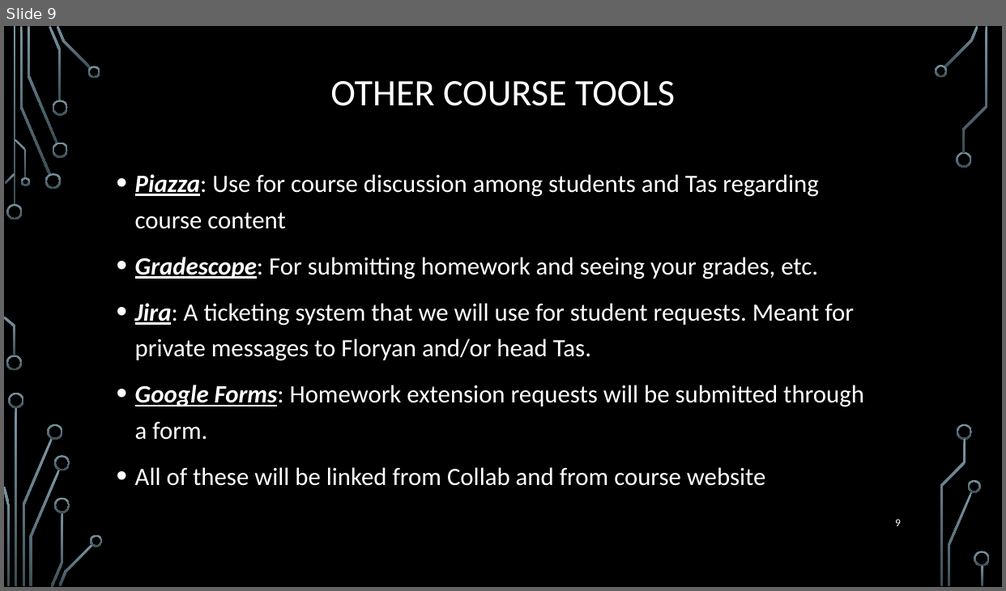
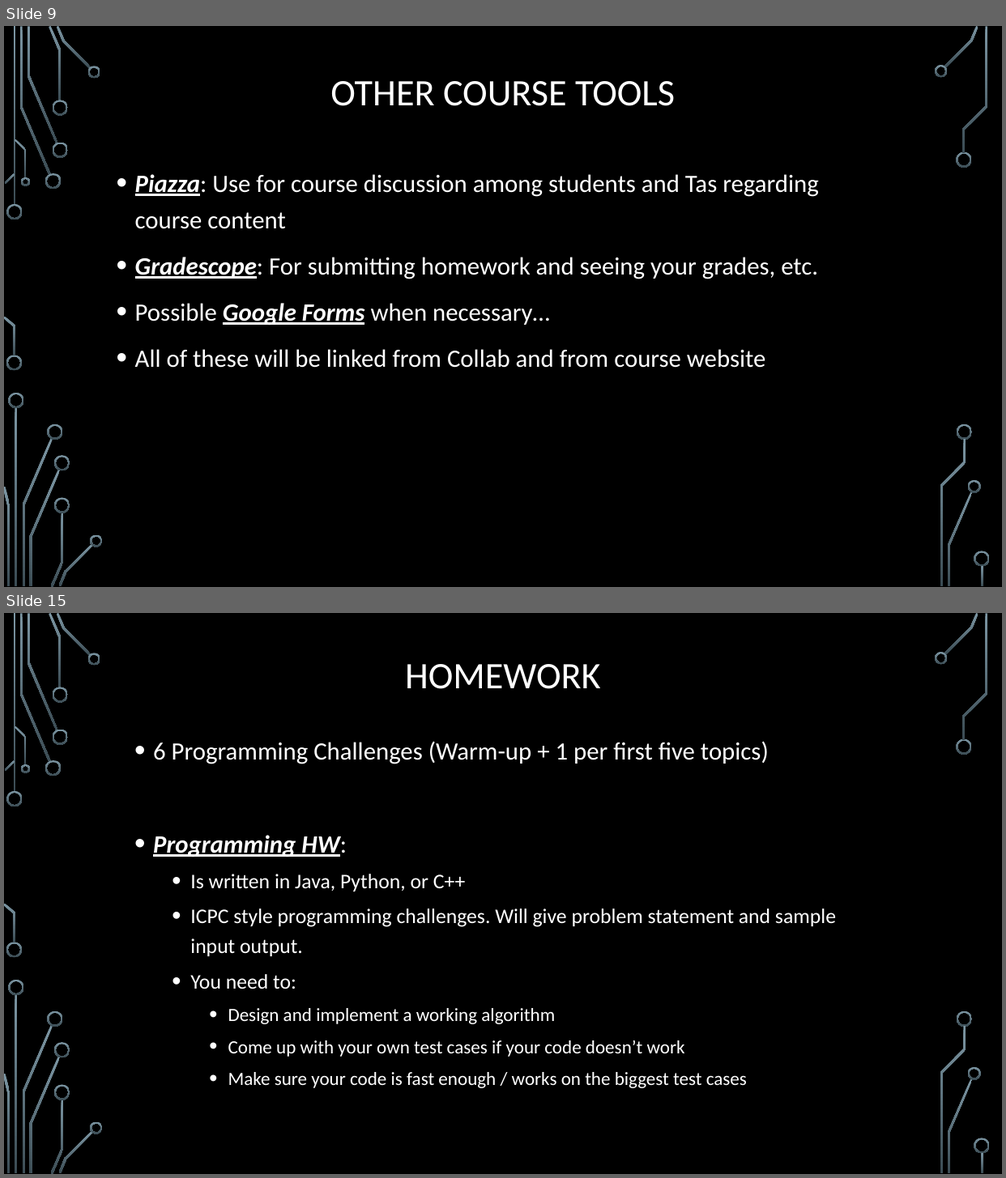
Before and after one commit to janiceeguo/advAlgo, a slide deck: slides/00-CourseIntroduction.pptx. Shown one above the other, each under a label of ours: slide 9 before the commit, slides 9 and 15 after it; the slides between them are not shown. The pictures are 1006x591 and 1006x1178 pixels, drawn with LibreOffice and Linux fonts; fonts in the diff are those of the drawing; background and template pictures are left out. Boxes give left, top, right and bottom in pixels: in the first picture for what was removed or moved away, otherwise in the second. Text is boxed around its words. In the diff, an @@ line names an element or a change of style, - is before the commit and + after.

```diff
--- a/slides/00-CourseIntroduction.pptx
+++ b/slides/00-CourseIntroduction.pptx
@@ slide 15 added at <box>4,613,1002,1174</box>, background picture (left out); not listed: 36 template elements that a slide beside it also shows @@
@@ title added at <box>405,664,601,689</box>, 36 pt, text #FFFFFF @@
+HOMEWORK
@@ text added at <box>153,741,836,1088</box>, 18 pt, text #FFFFFF @@
+• 6 Programming Challenges (Warm-up + 1 per first five topics)
+• Programming HW:
+  • Is written in Java, Python, or C++
+  • ICPC style programming challenges. Will give problem statement and sample input output.
+  • You need to:
+    • Design and implement a working algorithm
+    • Come up with your own test cases if your code doesn’t work
+    • Make sure your code is fast enough / works on the biggest test cases
@@ slide 9 changed as well @@
@@ text at <box>135,303,550,326</box>: text changed @@
-• Jira: A ticketing system that we will use for student requests. Meant for private messages to Floryan and/or head Tas.
-• Google Forms: Homework extension requests will be submitted through a form.
+• Possible Google Forms when necessary…
@@ page number removed at <box>895,519,901,527</box> @@
-9
```
Also in this commit, not shown: 11 other slides changed, 11 other slides added, 17 slides removed, 2 other files.
